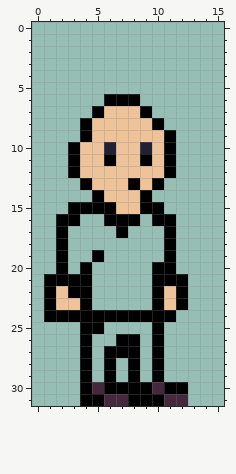
Pixel-art sprite: public/assets/human/human.png. This is how it looked before the edit.
The file is 16x32 pixels.
And afterwards:
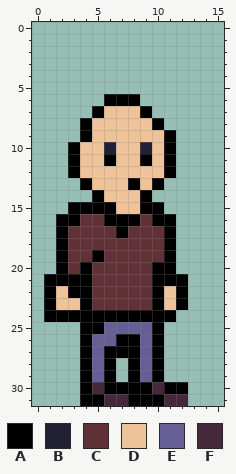
Palette (. is transparent): A #000000  B #222034  C #603237  D #eec39a  E #655f95  F #45283c
Difference:
y 16: x 4..5 .. -> CC; x 9 . -> C
y 17: x 3..6 .... -> CCCC; x 8..10 ... -> CCC
y 18: x 3..10 ........ -> CCCCCCCC
y 19: x 3..4 .. -> CC; x 6..10 ..... -> CCCCC
y 20: x 3 . -> C; x 5..9 ..... -> CCCCC
y 21..23: x 5..9 ..... -> CCCCC
y 25: x 6..9 .... -> EEEE
y 26: x 5..6 .. -> EE; x 9 . -> E
y 27..29: x 5 . -> E; x 9 . -> E
Where, in picture pixels (left, top, right, bottom), the same in both pictures:
added: (68, 214, 164, 382)
